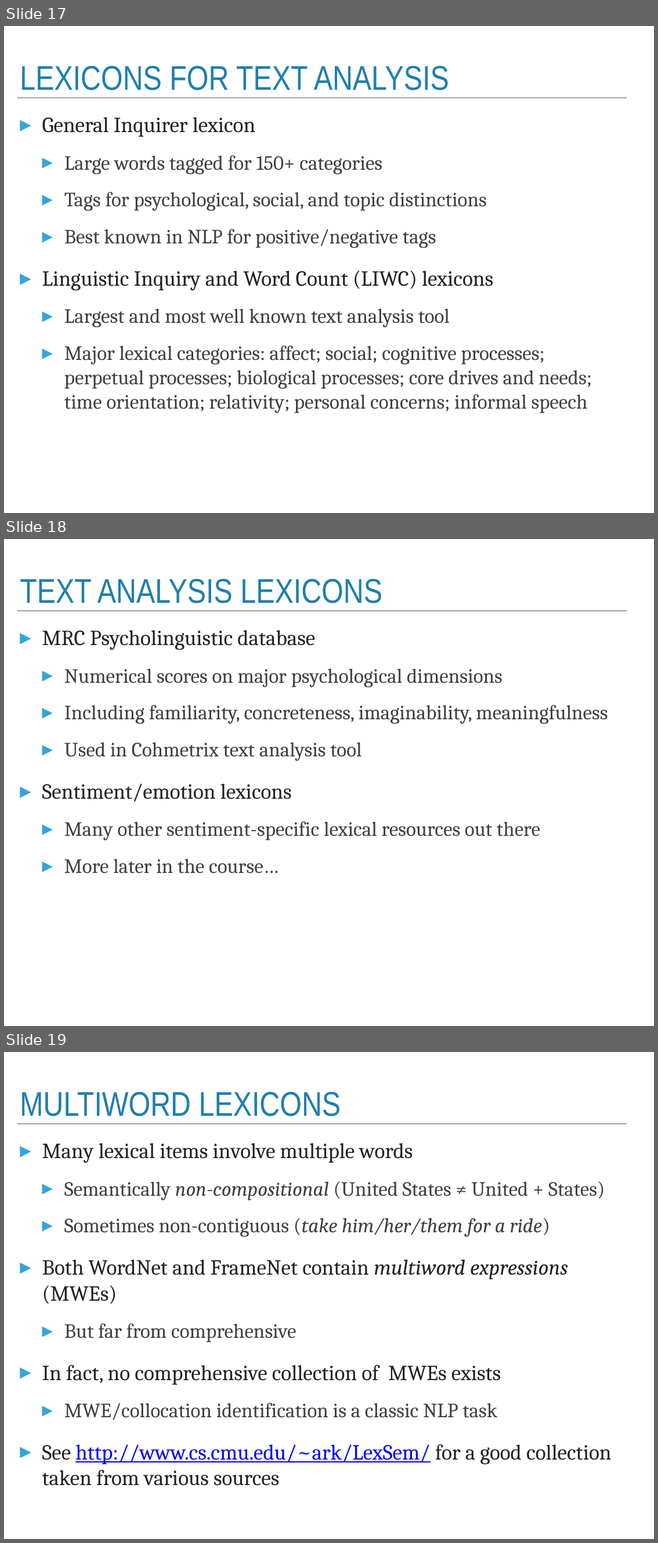
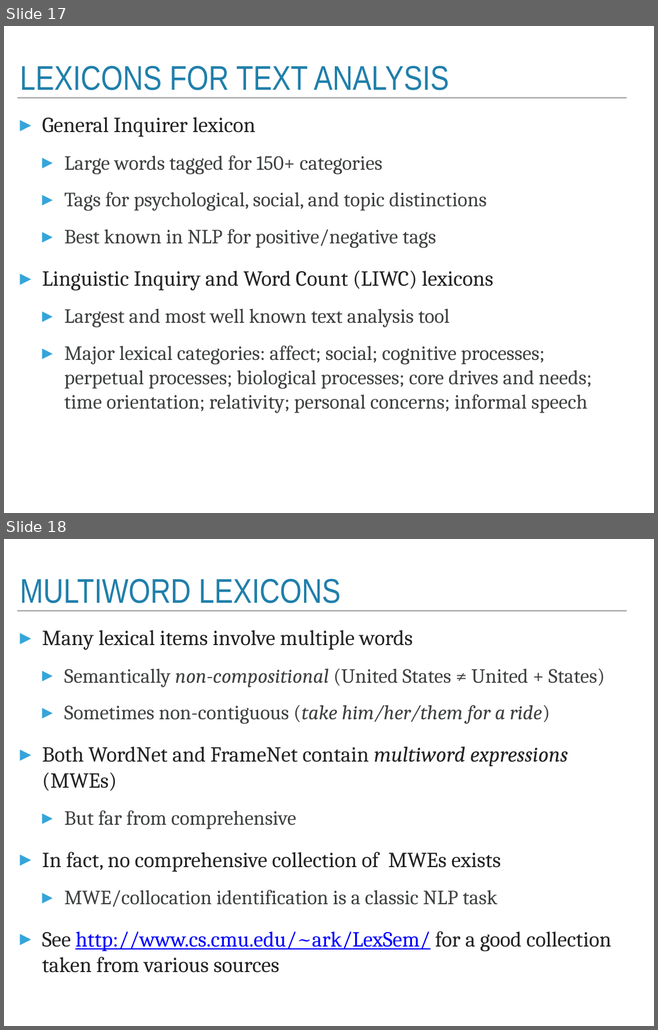
Before and after one commit to trevorcohn/comp90042, a slide deck: slides/WSTA_L8_lexical_semantics.pptx. Shown one above the other, each under a label of ours: slides 17, 18 and 19 before the commit, slides 17 and 18 after it. The pictures are 658x1543 and 658x1030 pixels, drawn with LibreOffice and Linux fonts; fonts in the diff are those of the drawing. Boxes give left, top, right and bottom in pixels: in the first picture for what was removed or moved away, otherwise in the second. Text is boxed around its words. In the diff, an @@ line names an element or a change of style, - is before the commit and + after.

Commit message:
updated lexical semantic slides, made public

```diff
--- a/slides/WSTA_L8_lexical_semantics.pptx
+++ b/slides/WSTA_L8_lexical_semantics.pptx
@@ slide 18 removed at box(4, 539, 654, 1026), background #FFFFFF; not listed: 1 template element that a slide beside it also shows @@
@@ title removed at box(20, 578, 382, 603) @@
-TEXT ANALYSIS LEXICONS
@@ text removed at box(42, 630, 607, 874) @@
-▸ MRC Psycholinguistic database
-  ▸ Numerical scores on major psychological dimensions
-  ▸ Including familiarity, concreteness, imaginability, meaningfulness
-  ▸ Used in Cohmetrix text analysis tool
-▸ Sentiment/emotion lexicons
-  ▸ Many other sentiment-specific lexical resources out there
-  ▸ More later in the course…
@@ what was slide 19 is now slide 18 @@
```
Also in this commit, not shown: 3 slides changed, 2 other files.
